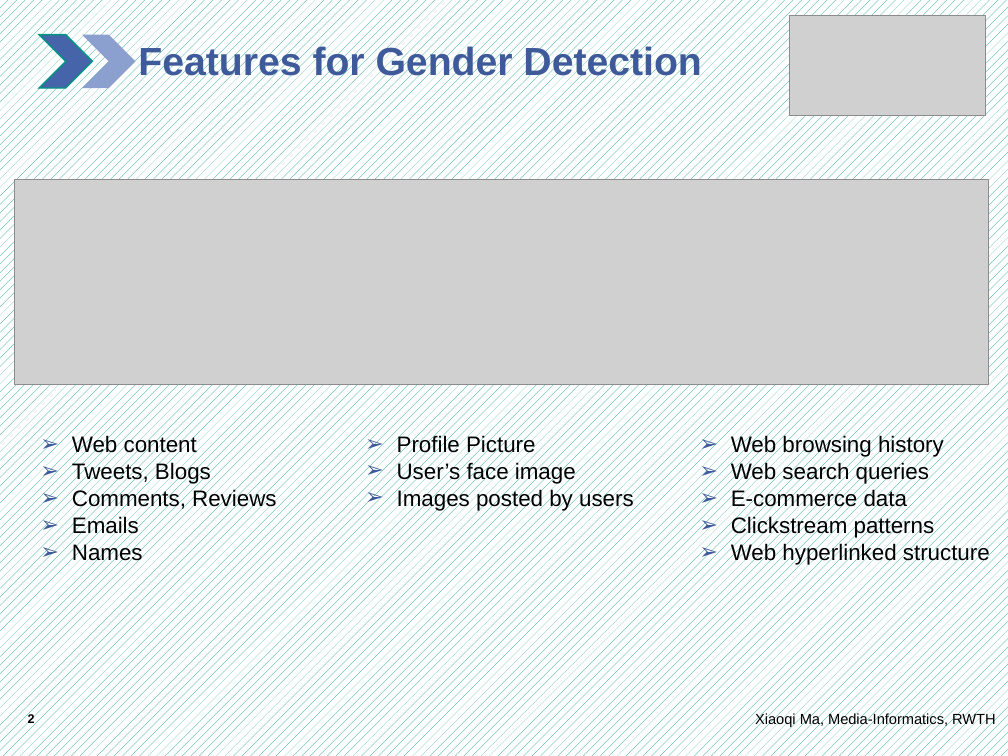
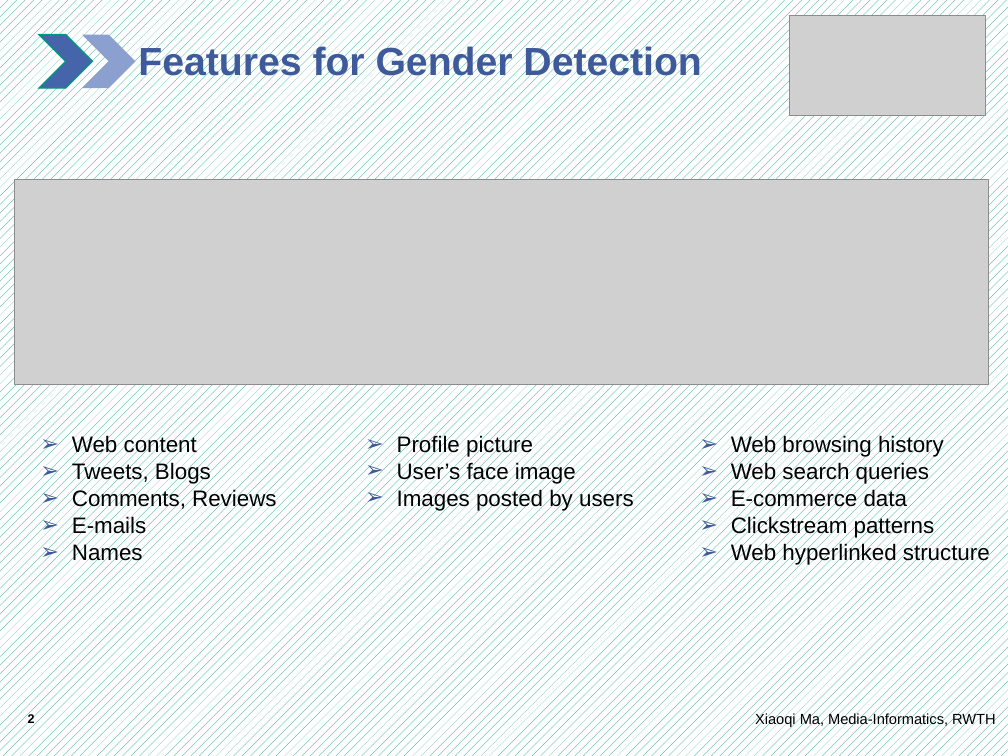
Before and after one commit to XiaoqiMa/Semenar, a slide deck: slide 2 of gender_detection_on_the_web_final.pptx. Drawn at 1008x756 pixels with LibreOffice and Linux fonts; fonts in the diff are those of the drawing; grey boxes stand for pictures; background and template pictures are left out. Boxes give left, top, right and bottom in pixels: in the first picture for what was removed or moved away, otherwise in the second. Text is boxed around its words. In the diff, an @@ line names an element or a change of style, - is before the commit and + after.

```diff
--- a/gender_detection_on_the_web_final.pptx
+++ b/gender_detection_on_the_web_final.pptx
@@ text at [397,434,533,457]: text changed @@
-  ➢ Profile Picture
+  ➢ Profile picture
@@ text at [72,515,146,538]: text changed @@
-  ➢ Emails
+  ➢ E-mails
```
Also in this commit, not shown: 5 other slides changed, 1 other file.
